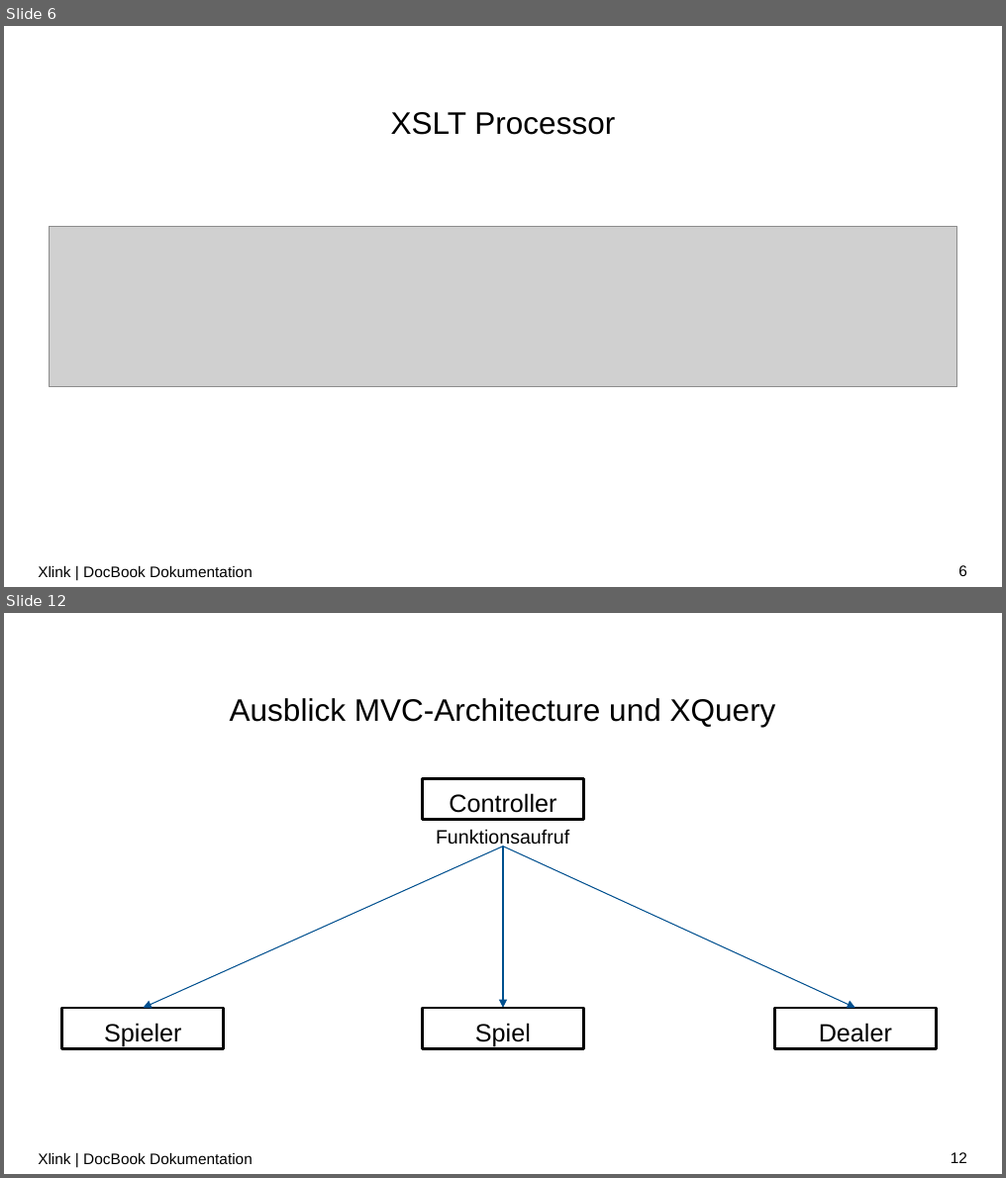
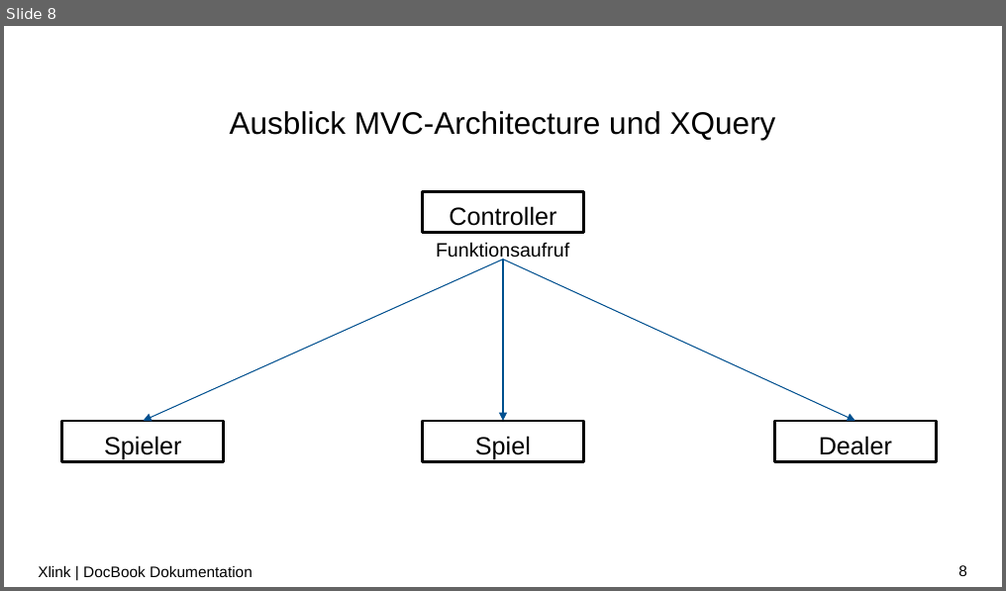
Before and after one commit to LorenzoBrazzi-zz/XML_Praktikum, a slide deck: Präsentationen/PP_notenbonus.pptx. Shown one above the other, each under a label of ours: slides 6 and 12 before the commit, slide 8 after it; the slides between them are not shown. The pictures are 1006x1178 and 1006x591 pixels, drawn with LibreOffice and Linux fonts; fonts in the diff are those of the drawing; grey boxes stand for pictures; background and template pictures are left out. Boxes give left, top, right and bottom in pixels: in the first picture for what was removed or moved away, otherwise in the second. Text is boxed around its words. In the diff, an @@ line names an element or a change of style, - is before the commit and + after.

```diff
--- a/Präsentationen/PP_notenbonus.pptx
+++ b/Präsentationen/PP_notenbonus.pptx
@@ slide 6 removed at box(4, 26, 1002, 587), background #FFFFFF @@
@@ title removed at box(391, 112, 615, 135) @@
-XSLT Processor
@@ picture removed at box(49, 227, 957, 387) @@
@@ text removed at box(38, 567, 252, 577) @@
-Xlink | DocBook Dokumentation
@@ page number removed at box(958, 566, 967, 576) @@
-6
@@ what was slide 12 is now slide 8 @@
@@ page number at box(958, 566, 967, 576): text changed @@
-12
+8
```
Also in this commit, not shown: 7 slides changed, 1 slide added, 4 other slides removed, 8 other files.
